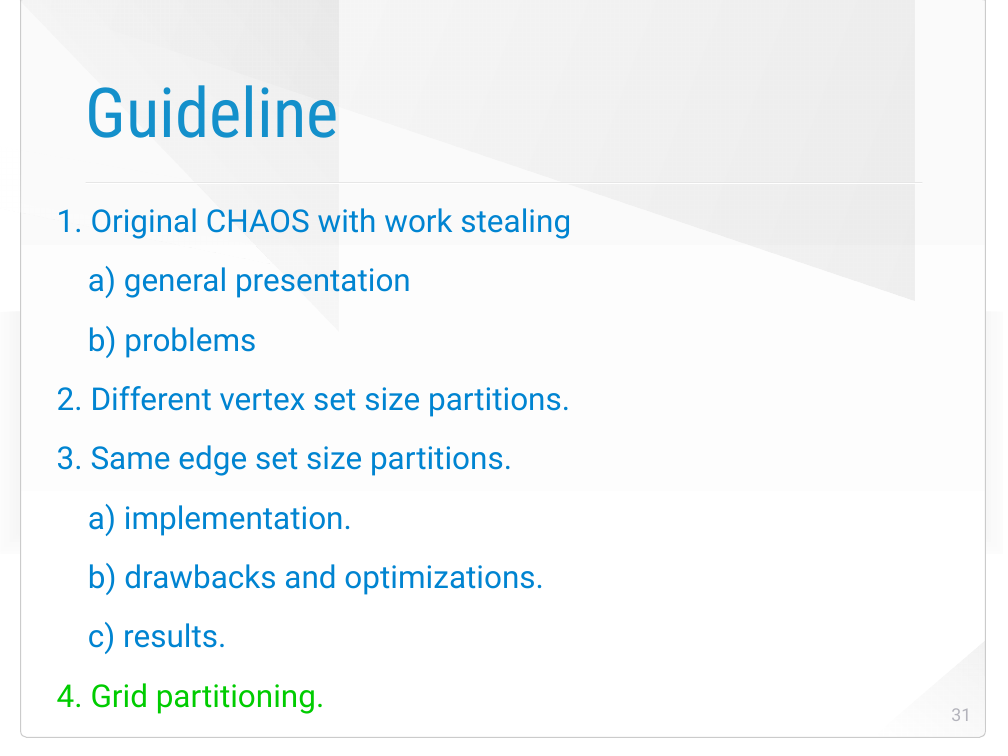
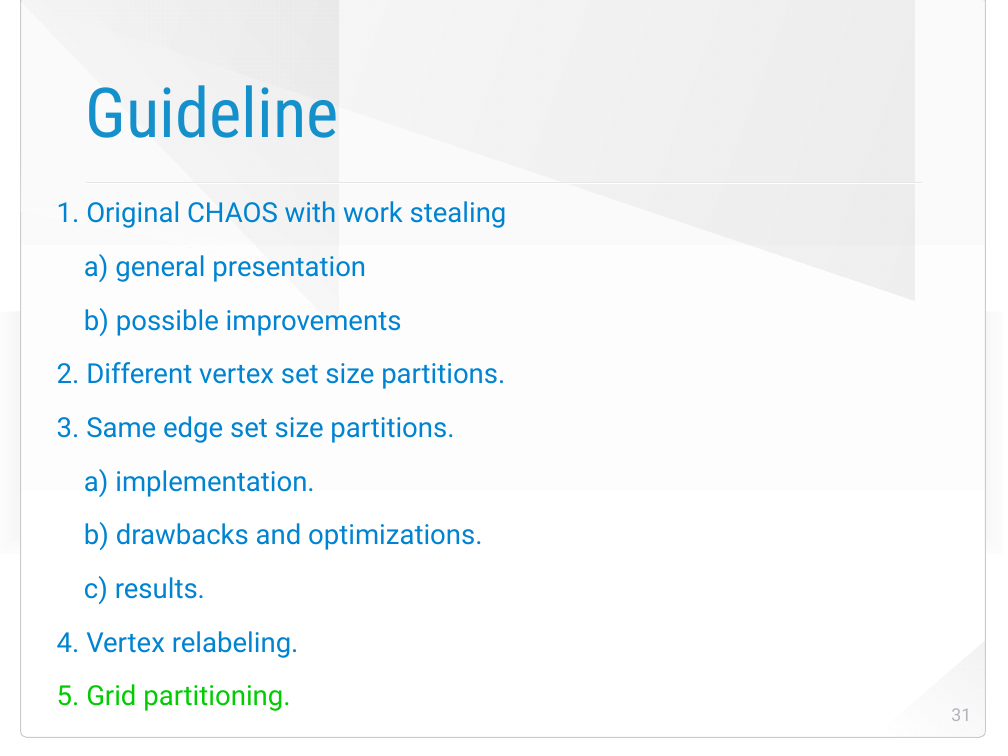
Before and after one commit to HaprianVlad/chaos, a slide deck: slide 31 of presentation.odp. Drawn at 1008x756 pixels with LibreOffice and Linux fonts; fonts in the diff are those of the drawing; background and template pictures are left out. Boxes give left, top, right and bottom in pixels: in the first picture for what was removed or moved away, otherwise in the second. Text is boxed around its words. In the diff, an @@ line names an element or a change of style, - is before the commit and + after.

```diff
--- a/presentation.odp
+++ b/presentation.odp
@@ text at [57,201,507,604]: size 32 to 28 pt in "1. Original CHAOS with work stealing", "a) general presentation", "2. Different vertex set size partitions.", "3. Same edge set size partitions." and 3 more places @@
@@ text at [84,308,402,336]: text changed; size 32 to 28 pt @@
-b) problems
+b) possible improvements
@@ text at [57,631,299,711]: text changed; size 32 to 28 pt; text colour #00CC00 to #0084D1 @@
-4. Grid partitioning.
+4. Vertex relabeling.
+5. Grid partitioning.
```
Also in this commit, not shown: 6 other slides changed, 1 slide added, 1 other file.
